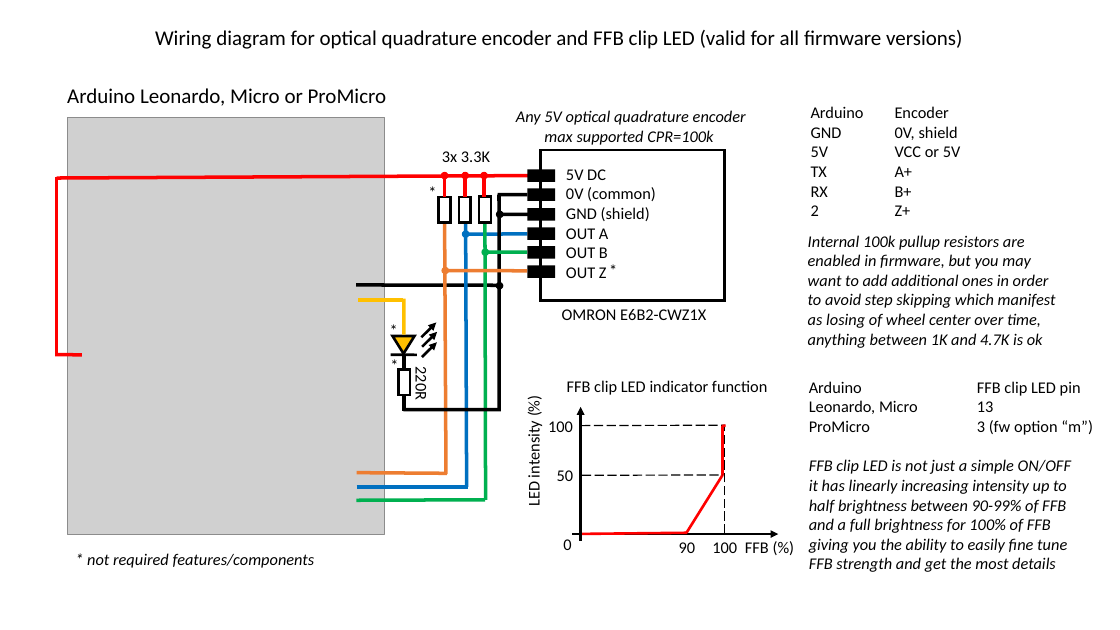
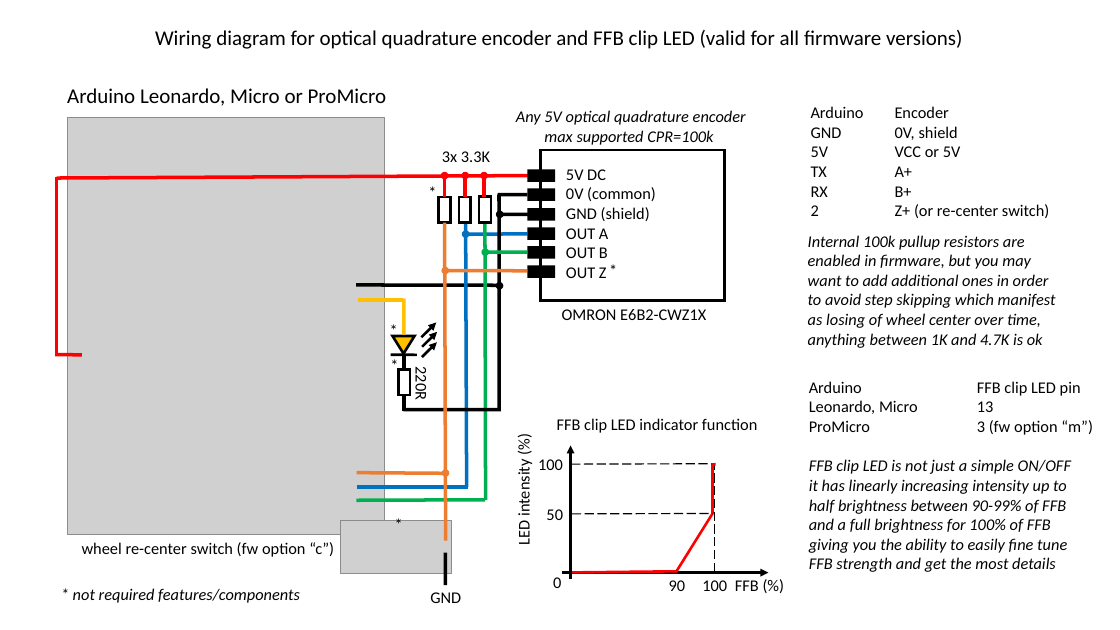
Before and after one commit to ranenbg/Arduino-FFB-wheel, a slide deck: slide 1 of brWheel_my/wirings/encoder_ffb_clip_led_wiring_diagram.pptx. Drawn at 1120x630 pixels with LibreOffice and Linux fonts; fonts in the diff are those of the drawing; grey boxes stand for pictures. Boxes give left, top, right and bottom in pixels: in the first picture for what was removed or moved away, otherwise in the second. Text is boxed around its words. In the diff, an @@ line names an element or a change of style, - is before the commit and + after.

Commit message:
hardware re-center

```diff
--- a/brWheel_my/wirings/encoder_ffb_clip_led_wiring_diagram.pptx
+++ b/brWheel_my/wirings/encoder_ffb_clip_led_wiring_diagram.pptx
@@ text at [895, 204, 1049, 218]: text changed @@
-2 Z+
+2 Z+ (or re-center switch)
@@ line moved from (446, 474) - (444, 223) to (446, 541) - (444, 223) @@
@@ ellipse added at [442, 470, 450, 477], fill #ED7D31 @@
@@ picture added at [341, 520, 452, 574] @@
@@ text added at [386, 510, 412, 539], 14 pt, text #000000 @@
+*
@@ text added at [82, 542, 334, 557], 14 pt, text #000000 @@
+wheel re-center switch (fw option “c”)
@@ line added from (445, 586) to (445, 553), #000000 3 pt @@
@@ text "* not required features/components": place and size @@
-text "* not required features/components" at [87, 553, 315, 568]
+text "* not required features/components" at [73, 588, 300, 603]
@@ text added at [430, 592, 461, 603], 14 pt, text #000000 @@
+GND
@@ 8 texts, 7 lines, 2 arrows: place and size @@
-8 texts, 7 lines, 2 arrows at [524, 380, 779, 553]
+8 texts, 7 lines, 2 arrows at [514, 418, 769, 591]
```
Also in this commit, not shown: 12 other files.
